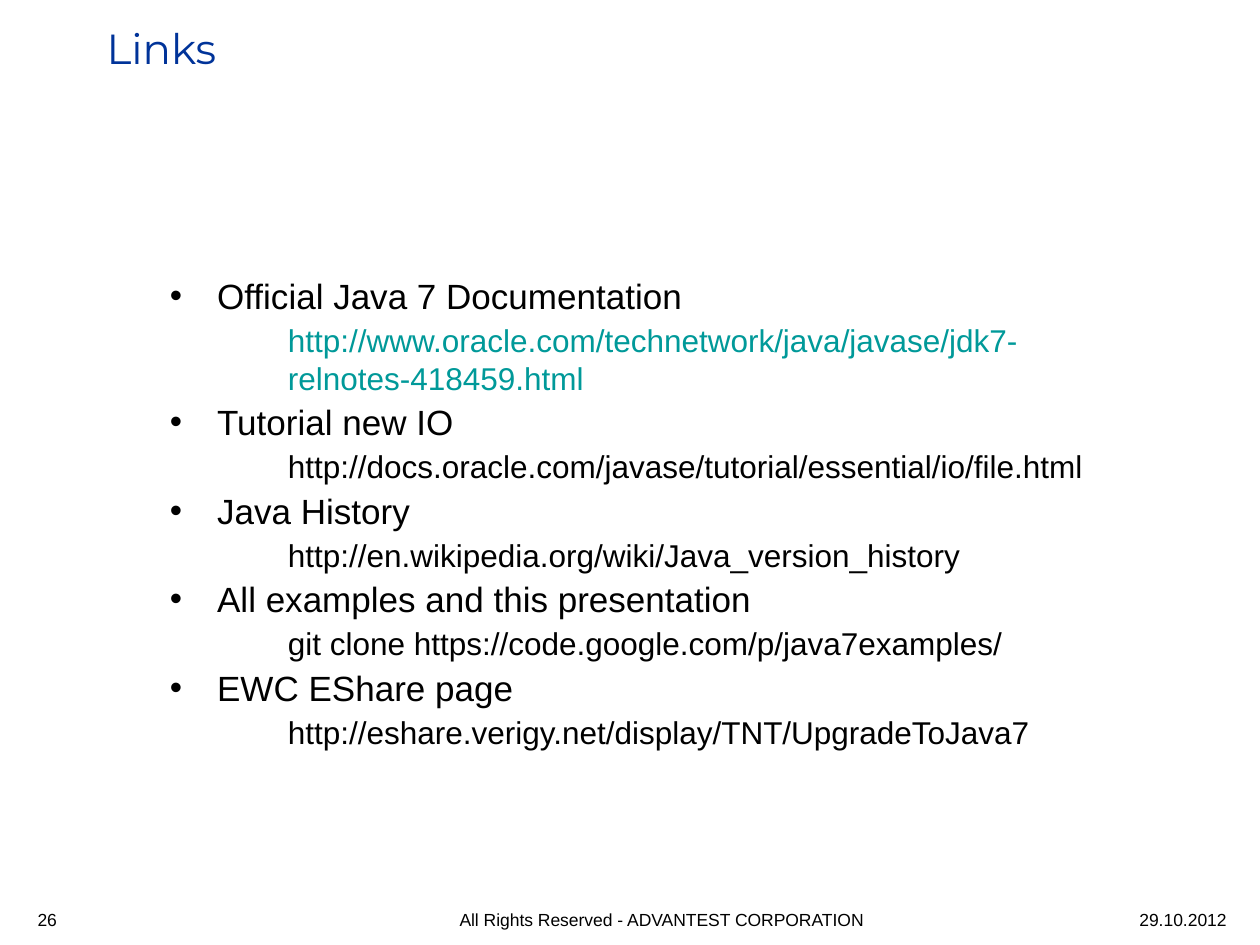
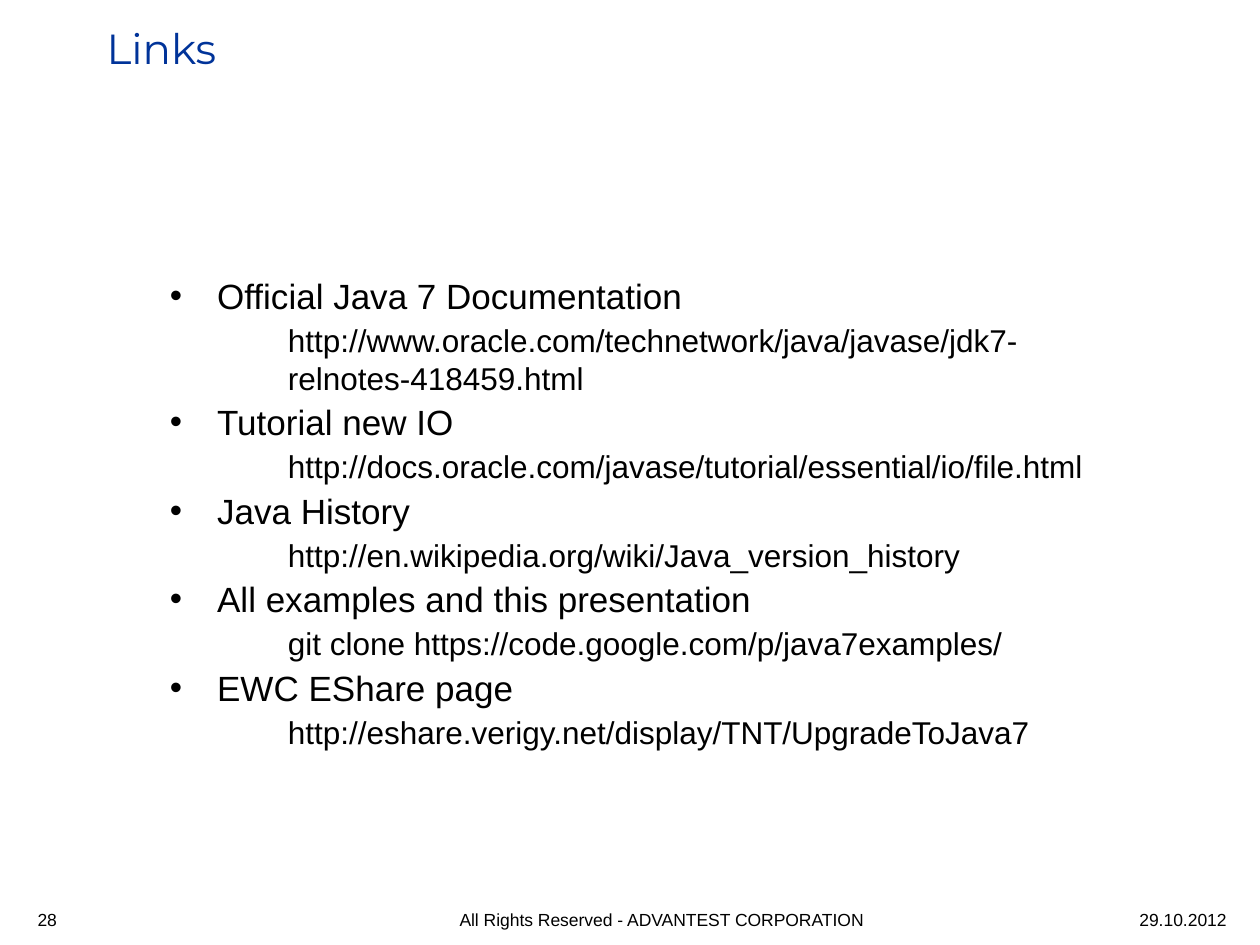
Before and after one commit to iloveeclipse/java7examples, a slide deck: slide 28 of doc/Java7_highlights.ppt (slide 26 before the commit). Drawn at 1260x945 pixels with LibreOffice and Linux fonts; fonts in the diff are those of the drawing; background and template pictures are left out. Boxes give left, top, right and bottom in pixels: in the first picture for what was removed or moved away, otherwise in the second. Text is boxed around its words. In the diff, an @@ line names an element or a change of style, - is before the commit and + after.

```diff
--- a/doc/Java7_highlights.ppt
+++ b/doc/Java7_highlights.ppt
@@ text at [288,329,1017,391]: text colour #009999 to #000000 in "http://www.oracle.com/technetwork/java/javase/jdk7-relnotes- ..." @@
@@ page number at [38,913,57,926]: text changed @@
-26
+28
```
Also in this commit, not shown: 5 other slides changed, 2 slides added.
